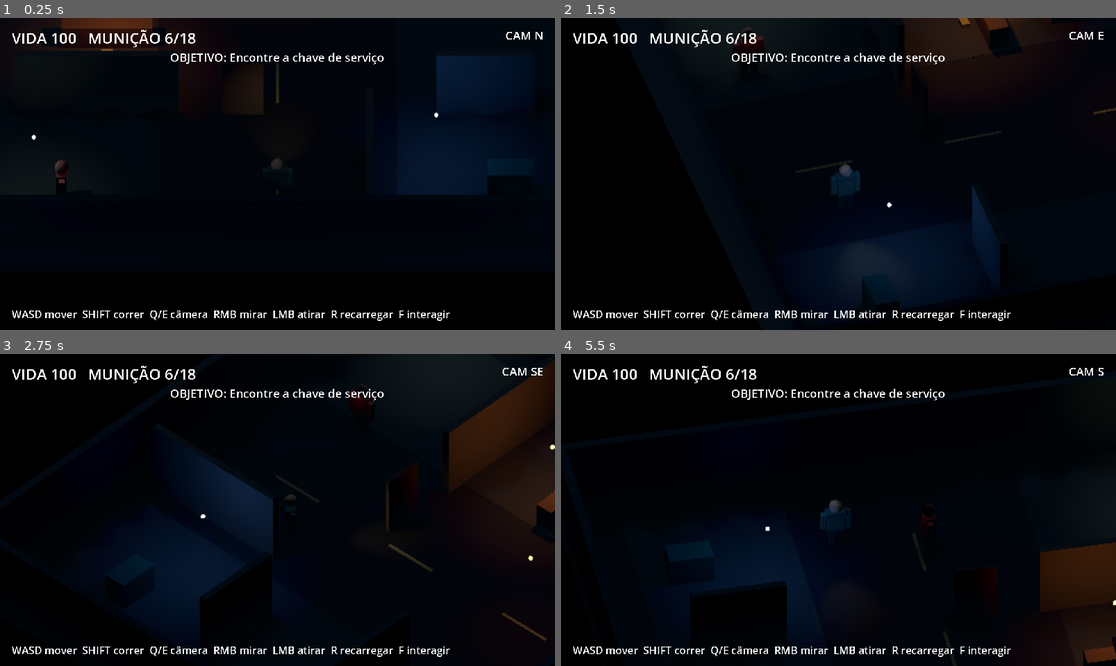
Above: before the commit, frames 1-4 (two rows, left to right).
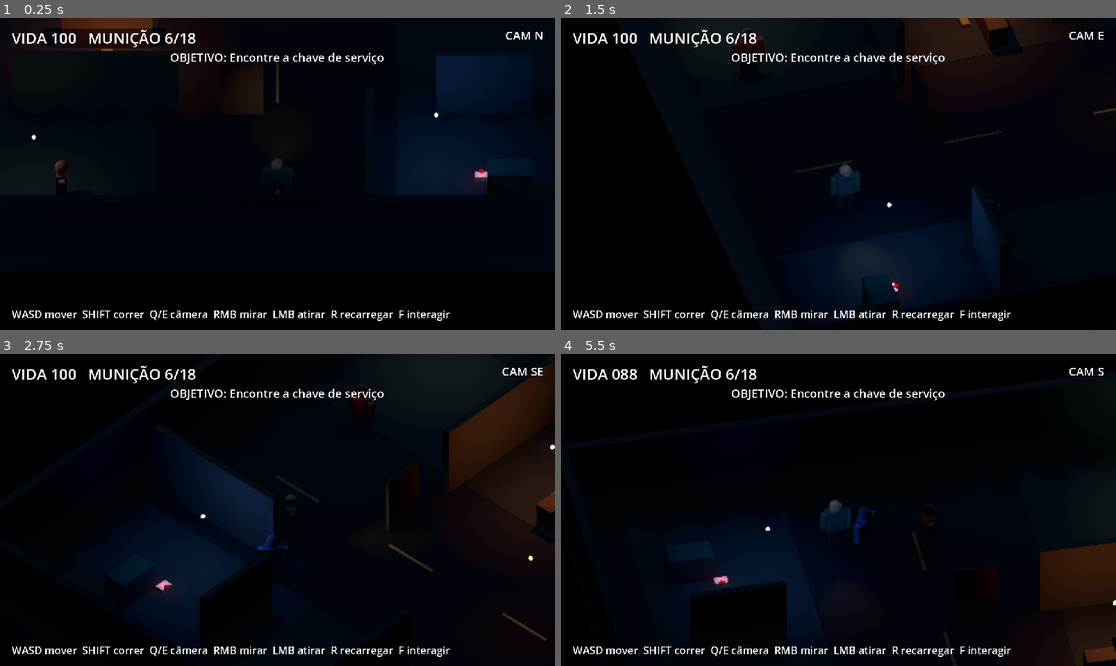
Above: after the commit, the same moments.

Repository: lloupp/night-shift
Game: Godot game, scene res://scenes/main.tscn
The game is run twice, just before and just after one commit, with the same random seed, the same clock (stepped at 60 frames per second) and the same inputs.
Inputs (mouse positions are in pixels of both pictures, inside the frame that each line leads up to):
- Up to frame 1 (0.25 s): no input
- Up to frame 2 (1.5 s): tap Enter at 0.5, 0.6 s; move the mouse to (960, 158) at 0.52 s; hold D 0.53-1.28 s; click (960, 158) at 0.67 s; tap E at 0.8, 1.35 s; move the mouse to (727, 189) at 1.27 s; hold S from 1.28 s (still down)
- Up to frame 3 (2.75 s): tap Enter at 1.55, 2.1 s; move the mouse to (333, 441) at 2.02 s; release S at 2.03 s; hold D from 2.03 s (still down); tap E at 2.3 s
- Up to frame 4 (5.5 s): move the mouse to (810, 572) at 2.77 s; release D at 2.78 s; hold W 2.78-3.53 s; tap Q at 2.85 s; click (810, 572) at 2.92 s; tap Enter at 3.05, 4.55 s; move the mouse to (1005, 556) at 3.52 s; hold A 3.53-5.03 s; tap E at 3.6, 5.3 s; move the mouse to (672, 463) at 4.27 s; tap F at 4.35 s; move the mouse to (866, 510) at 5.02 s; hold S from 5.03 s (still down); tap R at 5.1 s; click (866, 510) at 5.17 s

The runs differ from the first frame. In frame 1, less than 0.1% of the frame differs, in the area x 85-88%, y 48-54%; in frame 2, less than 0.1%; in frame 3, 0.2%; in frame 4, 0.4%, in the area x 9-100%, y 4-98%.

Commit message:
feat: add replay, healing and hunter encounter

Diff:
--- a/scripts/main.gd
+++ b/scripts/main.gd
@@ -4,6 +4,7 @@
 const EnemyClass = preload("res://scripts/enemy.gd")
 const DoorClass = preload("res://scripts/door.gd")
 const AmmoClass = preload("res://scripts/ammo_pickup.gd")
+const HealthPickupClass = preload("res://scripts/health_pickup.gd")
 const KeyPickupClass = preload("res://scripts/key_pickup.gd")
 const ExitGateClass = preload("res://scripts/exit_gate.gd")
 const PresentationFXClass = preload("res://scripts/presentation_fx.gd")
@@ -77,7 +78,13 @@
 	_restore_occluders()
 
 func _unhandled_input(event: InputEvent) -> void:
-	if not is_instance_valid(player) or run_completed:
+	if not is_instance_valid(player):
+		return
+	if event is InputEventKey and event.pressed and not event.echo:
+		if event.physical_keycode == KEY_ENTER and (run_completed or player.health <= 0):
+			get_tree().reload_current_scene()
+			return
+	if run_completed or player.health <= 0:
 		return
 	if event is InputEventKey and event.pressed and not event.echo:
 		match event.physical_keycode:
@@ -170,6 +177,11 @@
 	ammo.position = Vector3(-6.0, 0.05, -1.5)
 	add_child(ammo)
 
+	var health_pickup: HealthPickup = HealthPickupClass.new()
+	health_pickup.name = "HealthPickup"
+	health_pickup.position = Vector3(7.2, 0.05, 5.2)
+	add_child(health_pickup)
+
 	var service_key: KeyPickup = KeyPickupClass.new()
 	service_key.name = "ServiceKey"
 	service_key.position = Vector3(-6.6, 0.05, -3.25)
@@ -190,6 +202,20 @@
 		enemy.died.connect(_on_enemy_died)
 		enemy.add_to_group("enemy")
 		add_child(enemy)
+
+	var hunter: StalkerEnemy = EnemyClass.new()
+	hunter.name = "Hunter"
+	hunter.position = Vector3(8.0, 0.05, 0.2)
+	hunter.target = player
+	hunter.health = 2
+	hunter.move_speed = 2.05
+	hunter.detection_range = 12.5
+	hunter.attack_range = 1.15
+	hunter.body_color = Color(0.12, 0.18, 0.29)
+	hunter.eye_color = Color(0.20, 0.50, 1.0)
+	hunter.died.connect(_on_enemy_died)
+	hunter.add_to_group("enemy")
+	add_child(hunter)
 
 func _build_camera() -> void:
 	camera_pivot = Node3D.new()
@@ -256,11 +282,11 @@
 	ui.add_child(message_label)
 
 	completion_label = Label.new()
-	completion_label.position = Vector2(70, 102)
-	completion_label.size = Vector2(340, 70)
+	completion_label.position = Vector2(70, 94)
+	completion_label.size = Vector2(340, 86)
 	completion_label.horizontal_alignment = HORIZONTAL_ALIGNMENT_CENTER
 	completion_label.vertical_alignment = VERTICAL_ALIGNMENT_CENTER
-	completion_label.add_theme_font_size_override("font_size", 20)
+	completion_label.add_theme_font_size_override("font_size", 18)
 	ui.add_child(completion_label)
 
 	var controls := Label.new()
@@ -385,7 +411,7 @@
 			occluded_bodies.append(body)
 
 func _update_aim() -> void:
-	if run_completed or not player.aiming:
+	if run_completed or player.health <= 0 or not player.aiming:
 		return
 	var mouse := get_viewport().get_mouse_position()
 	crosshair.position = mouse - Vector2(6, 11)
@@ -403,7 +429,7 @@
 	return get_world_3d().direct_space_state.intersect_ray(query)
 
 func _fire() -> void:
-	if run_completed:
+	if run_completed or player.health <= 0:
 		return
 	if not player.try_fire():
 		if player.aiming and player.ammo == 0:
@@ -454,7 +480,7 @@
 		crosshair.modulate = Color.WHITE
 
 func _update_interaction_prompt() -> void:
-	if run_completed:
+	if run_completed or player.health <= 0:
 		current_interactable = null
 		prompt_label.text = ""
 		return
@@ -477,7 +503,7 @@
 		prompt_label.text = ""
 
 func _interact() -> void:
-	if run_completed or not is_instance_valid(current_interactable):
+	if run_completed or player.health <= 0 or not is_instance_valid(current_interactable):
 		return
 	if current_interactable.has_method("interact"):
 		var result = current_interactable.interact(player)
@@ -489,6 +515,7 @@
 		return
 	var reload_text := "  RECARREGANDO" if player.reloading else ""
 	status_label.text = "VIDA %03d   MUNIÇÃO %d/%d%s" % [player.health, player.ammo, player.reserve_ammo, reload_text]
+	status_label.modulate = Color(1.0, 0.34, 0.28) if player.health <= 30 else Color.WHITE
 
 func _update_objective(text: String) -> void:
 	if is_instance_valid(objective_label):
@@ -497,6 +524,11 @@
 func _show_message(text: String) -> void:
 	message_label.text = text
 	message_timer = 1.6
+
+func _freeze_enemies() -> void:
+	for enemy in get_tree().get_nodes_in_group("enemy"):
+		if is_instance_valid(enemy):
+			enemy.set_physics_process(false)
 
 func _on_key_collected(_key_id: String) -> void:
 	_update_objective("Vá ao portão de serviço ao norte")
@@ -509,11 +541,9 @@
 	player.aiming = false
 	player.set_physics_process(false)
 	crosshair.visible = false
-	for enemy in get_tree().get_nodes_in_group("enemy"):
-		if is_instance_valid(enemy):
-			enemy.set_physics_process(false)
+	_freeze_enemies()
 	_update_objective("Concluído")
-	completion_label.text = "ÁREA SEGURA\nVERTICAL SLICE CONCLUÍDO"
+	completion_label.text = "ÁREA SEGURA\nVERTICAL SLICE CONCLUÍDO\nENTER: REINICIAR"
 	_show_message("Portão de serviço destrancado")
 	if is_instance_valid(fx):
 		fx.add_camera_trauma(0.12)
@@ -529,5 +559,10 @@
 		fx.add_camera_trauma(0.10)
 
 func _on_player_died() -> void:
+	player.aiming = false
 	player.set_physics_process(false)
-	_show_message("VOCÊ NÃO SOBREVIVEU — reinicie a cena")
+	crosshair.visible = false
+	_freeze_enemies()
+	_update_objective("Falhou")
+	completion_label.text = "VOCÊ NÃO SOBREVIVEU\nENTER: TENTAR NOVAMENTE"
+	_show_message("A rua ficou em silêncio")
